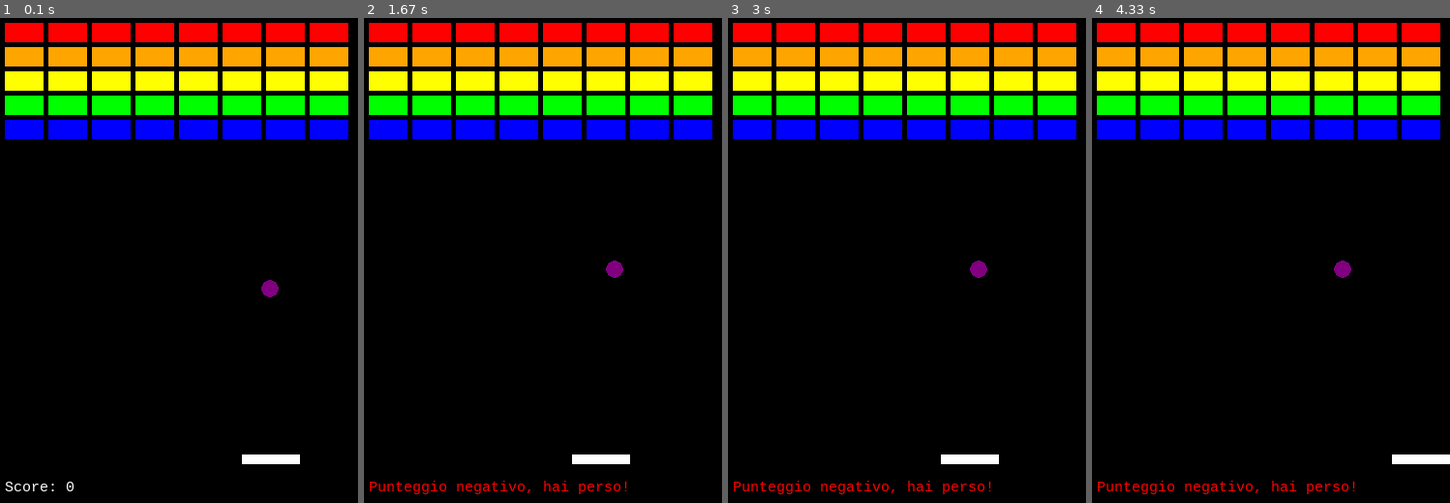
Above: before the commit, frames 1-4 (left to right).
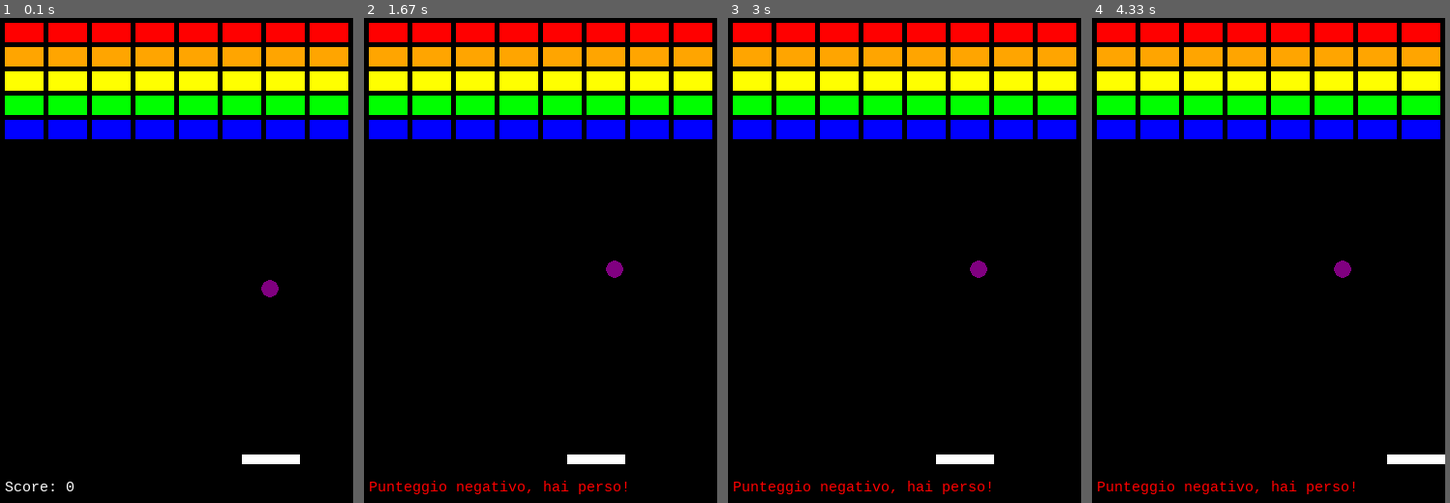
Above: after the commit, the same moments.

Repository: GaiaRossi/Breakout-Pygame
Game: pygame game, started from arcadeSprite.py
The game is run twice, just before and just after one commit, with the same random seed, the same clock (stepped at 60 frames per second) and the same inputs.
Inputs:
- Up to frame 1 (0.1 s): no input
- Up to frame 2 (1.67 s): hold Right 0.33-0.8 s; hold Right 0.83-1.3 s; hold Left from 1.33 s (still down)
- Up to frame 3 (3 s): release Left at 1.87 s; hold Left 1.9-2.3 s; hold Right 2.33-2.97 s
- Up to frame 4 (4.33 s): hold Left 3-3.47 s; hold Right 3.5-3.97 s; hold Right from 4 s (still down)
In our replay, the window is 370x500 before the commit and 365x500 after it. These sizes can differ from the game's own. Grey fills any space a smaller window leaves; there, only what the larger window draws over its background counts as a difference.

The runs differ from the first frame. In frame 1, only the window size differs. In frame 2, less than 0.1% of the frame differs, in the area x 56-75%, y 90-92%; in frame 3, less than 0.1%; in frame 4, less than 0.1%.

Commit message:
refactoring

Diff:
--- a/arcadeSprite.py
+++ b/arcadeSprite.py
@@ -1,6 +1,6 @@
 import pygame
 
-#definizione di alcuni colori
+#color definition
 BLACK = (0, 0, 0)
 WHITE = (255, 255, 255)
 RED = (255, 0 , 0)
@@ -12,7 +12,37 @@
 
 COLORS=[RED, ORANGE, YELLOW, GREEN, BLUE]
 
-#pallina che si muovera'
+#screen dimension
+screen = 0
+screen_width, screen_height = 365, 500
+
+#entities
+player = ""
+ball = ""
+block = ""
+line = ""
+
+#lists
+blocks = pygame.sprite.Group()
+all_sprites = pygame.sprite.Group()
+
+#score var
+score = 0
+
+#text related variables
+score_text = ""
+font = ""
+testo_continua = "Premi spazio per continuare"
+testo_defeat = "Punteggio negativo, hai perso!"
+testo_win = "Hai vinto, complimenti!"
+
+#game settings
+running = True
+paused = False
+timer = 1000
+clock = pygame.time.Clock()
+
+#ball class
 class Ball(pygame.sprite.Sprite):
     def __init__(self, color, radius, vel):
 
@@ -36,13 +66,14 @@
         self.rect.x += self.vel[0]
         self.rect.y += self.vel[1]
 
-#giocatore
+#player
 class Player(pygame.sprite.Sprite):
 
-    def __init__(self, color, width, height):
+    def __init__(self, velocity, color, width, height):
 
         super().__init__()
 
+        self.velocity = velocity
         self.width = width
         self.height = height
         self.facing = 'right'
@@ -64,7 +95,7 @@
         self.rect.x -= vel
         self.facing = 'left'
 
-#blocchi da colpire
+#blocks
 class Block(pygame.sprite.Sprite):
 
     def __init__(self, color, width, height):
@@ -82,7 +113,7 @@
 
         self.rect = self.image.get_rect()
 
-#linea che da la traiettoria della pallina
+#trajectory
 class Line(pygame.sprite.Sprite):
 
     def __init__(self, start, end, color, thickness = 1):
@@ -103,68 +134,85 @@
         self.rect = self.image.get_rect()
 
 
+def screen_init():
+
+    global screen_width, screen_height, screen
+
+    pygame.init()
+    screen = pygame.display.set_mode([screen_width, screen_height])
+    pygame.display.set_caption("Breakout")
+
+
+def create_ball():
+
+    global ball, all_sprites
+
+    ball = Ball(PURPLE, 9, [4, 4])
+    ball.rect.x = 250
+    ball.rect.y = 250
+    all_sprites.add(ball)
+
+
+def create_player():
+
+    global player
+
+    player = Player(5, WHITE, 60, 10)
+    player.rect.x = 250
+    player.rect.y = 450
+    all_sprites.add(player)
+
+def create_blocks():
+
+    global block, blocks
+
+    num_blocks = 44
+    i = 0
+    j = 0
+    h = 0
+    bheight, bwidth = 20, 40
+    for i in range(num_blocks):
+        block = Block(COLORS[h], bwidth, bheight)
+        if 5 + 45*j + 40 <= screen_width:
+            block.rect.x = 5 + 45*j
+            j += 1
+        else:
+            j = 0
+            block.rect.x = 5
+            h += 1
+        block.rect.y = 5 + (bheight + 5)*h
+        blocks.add(block)
+        all_sprites.add(block)
+
+
+def create_trajectory():
+
+    global line
+
+    line = Line([260, 260], [screen_width, 370], RED)
+    line.rect.x = line.rect.y = 260
+
+
+def create_text():
+
+    global font, score, score_text
+
+    font = pygame.font.SysFont("lucida console", 15)
+    score = 0
+    score_text = font.render("Score: {}".format(score), True, WHITE)
+
+def init_scene():
+    screen_init()
+    create_ball()
+    create_player()
+    create_blocks()
+    create_trajectory()
+    create_text()
+
+
+
 #mainloop
-#inizializzazione schermo
-pygame.init()
-screen_width, screen_height = 370, 500
-screen = pygame.display.set_mode([screen_width, screen_height])
-pygame.display.set_caption("Arcade")
-
-#liste degli sprite per gestirli insieme
-blocks = pygame.sprite.Group()
-all_sprites = pygame.sprite.Group()
-
-#creazione della pallina
-ball = Ball(PURPLE, 9, [4, 4])
-ball.rect.x = 250
-ball.rect.y = 250
-all_sprites.add(ball)
-
-#creazione del giocatore
-player = Player(WHITE, 60, 10)
-player.rect.x = 250
-player.rect.y = 450
-all_sprites.add(player)
-player_vel = 5
-
-#creazione dei blocchi da colpire
-num_blocks = 44
-j = 0
-h = 0
-bheight, bwidth = 20, 40
-for i in range(num_blocks):
-    block = Block(COLORS[h], bwidth, bheight)
-    if 5 + 45*j + 40 <= screen_width:
-        block.rect.x = 5 + 45*j
-        j += 1
-    else:
-        j = 0
-        block.rect.x = 5
-        h += 1
-    block.rect.y = 5 + (bheight + 5)*h
-    blocks.add(block)
-    all_sprites.add(block)
-
-#creazione della traiettoria
-l = Line([260, 260], [screen_width, 370], RED)
-l.rect.x = l.rect.y = 260
-
-
-#creazione del testo
-font = pygame.font.SysFont("lucida console", 15)
-score = 0
-score_text = font.render("Score: {}".format(score), True, WHITE)
-
-
-running = True
-paused = False
-
-testo_continua = "Premi spazio per continuare"
-testo_defeat = "Punteggio negativo, hai perso!"
-testo_win = "Hai vinto, complimenti!"
-timer = 1000
-
-clock = pygame.time.Clock()
+init_scene()
 
 #ciclo del gioco
 while running:
@@ -180,11 +228,11 @@
 
     if keys[pygame.K_RIGHT]:
         if player.rect.x + player.width < screen_width:
-            player.moveRight(player_vel)
+            player.moveRight(player.velocity)
 
     if keys[pygame.K_LEFT]:
         if player.rect.x > 0:
-            player.moveLeft(player_vel)
+            player.moveLeft(player.velocity)
 
     if not(paused):
         ball.move()
@@ -245,10 +293,10 @@
     else:
         if score >= 0:
             score_text = font.render(testo_continua, True, RED)
-            all_sprites.add(l)
+            all_sprites.add(line)
             if keys[pygame.K_SPACE]:
                 paused = False
-                all_sprites.remove(l)
+                all_sprites.remove(line)
         else:
             score_text = font.render(testo_defeat, True, RED)
 
